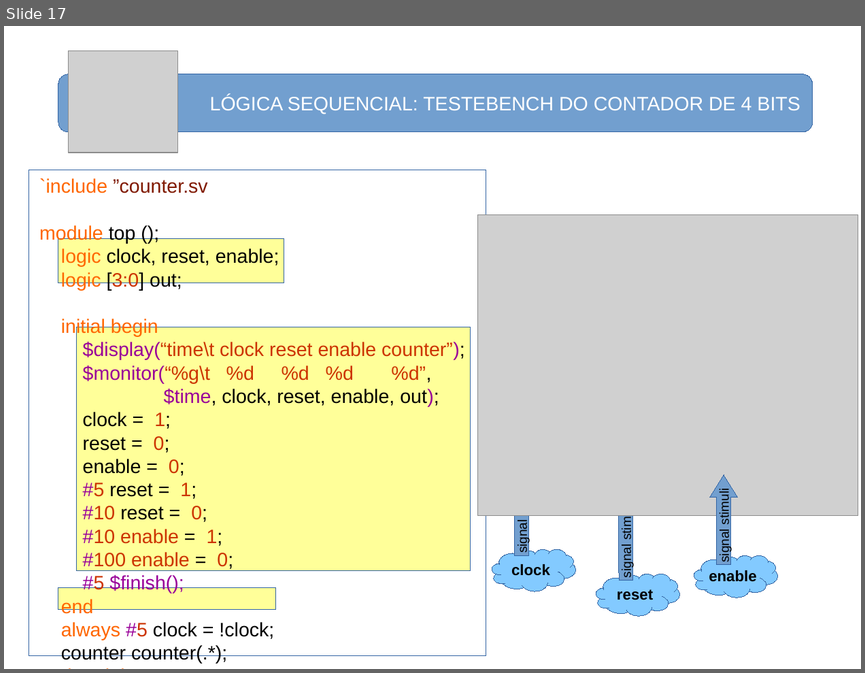
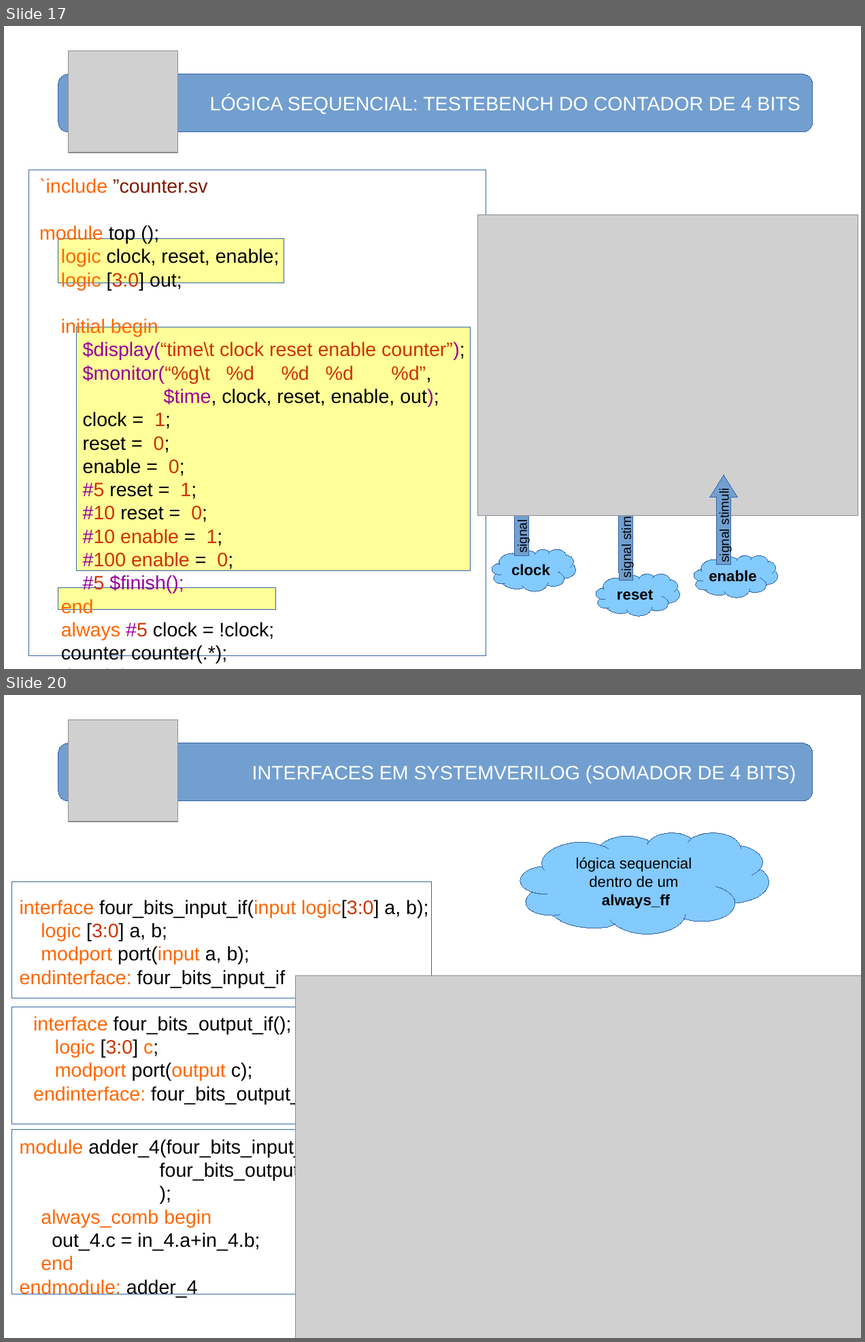
Before and after one commit to nelsoncsc/basicSV, a slide deck: docs/basicSV.odp. Shown one above the other, each under a label of ours: slide 17 before the commit, slides 17 and 20 after it; the slides between them are not shown. The pictures are 865x673 and 865x1342 pixels, drawn with LibreOffice and Linux fonts; fonts in the diff are those of the drawing; grey boxes stand for pictures. Boxes give left, top, right and bottom in pixels: in the first picture for what was removed or moved away, otherwise in the second. Text is boxed around its words. In the diff, an @@ line names an element or a change of style, - is before the commit and + after.

Commit message:
interfaces added

```diff
--- a/docs/basicSV.odp
+++ b/docs/basicSV.odp
@@ slide 20 added at (x1=4, y1=695, x2=861, y2=1338), background #FFFFFF @@
@@ picture added at (x1=68, y1=720, x2=177, y2=821) @@
@@ rounded rectangle added at (x1=58, y1=743, x2=813, y2=800), fill #729FCF, outline #3465A4 0 pt, 18 pt, text #FFFFFF @@
+INTERFACES EM SYSTEMVERILOG (SOMADOR DE 4 BITS)
@@ freeform shape added at (x1=520, y1=832, x2=769, y2=934), fill #83CAFF, outline #3465A4 0 pt, 14 pt, text #000000 @@
+lógica sequencial
+dentro de um
+always_ff
@@ rectangle added at (x1=11, y1=881, x2=432, y2=998), fill #FFFFFF, outline #3465A4 0 pt @@
@@ text added at (x1=20, y1=900, x2=428, y2=987), 18 pt, text #000000 @@
+interface four_bits_input_if(input logic[3:0] a, b);
+logic [3:0] a, b;
+modport port(input a, b);
+endinterface: four_bits_input_if
@@ rounded rectangle added at (x1=51, y1=906, x2=813, y2=1202), outline #FFFFFF 0 pt @@
@@ picture added at (x1=296, y1=976, x2=861, y2=1338) @@
@@ rectangle added at (x1=11, y1=1006, x2=432, y2=1123), fill #FFFFFF, outline #3465A4 0 pt @@
@@ text added at (x1=33, y1=1016, x2=311, y2=1104), 18 pt, text #000000 @@
+interface four_bits_output_if();
+logic [3:0] c;
+modport port(output c);
+endinterface: four_bits_output_if
@@ rectangle added at (x1=11, y1=1130, x2=432, y2=1293), fill #FFFFFF, outline #3465A4 0 pt @@
@@ text added at (x1=20, y1=1138, x2=407, y2=1297), 18 pt, text #000000 @@
+module adder_4(four_bits_input_if port.in_4,
+four_bits_output_ifport.out_4
+);
+always_comb begin
+out_4.c = in_4.a+in_4.b;
+end
+endmodule: adder_4
```
Also in this commit, not shown: 3 slides changed, 2 other slides added, 3 other files.
